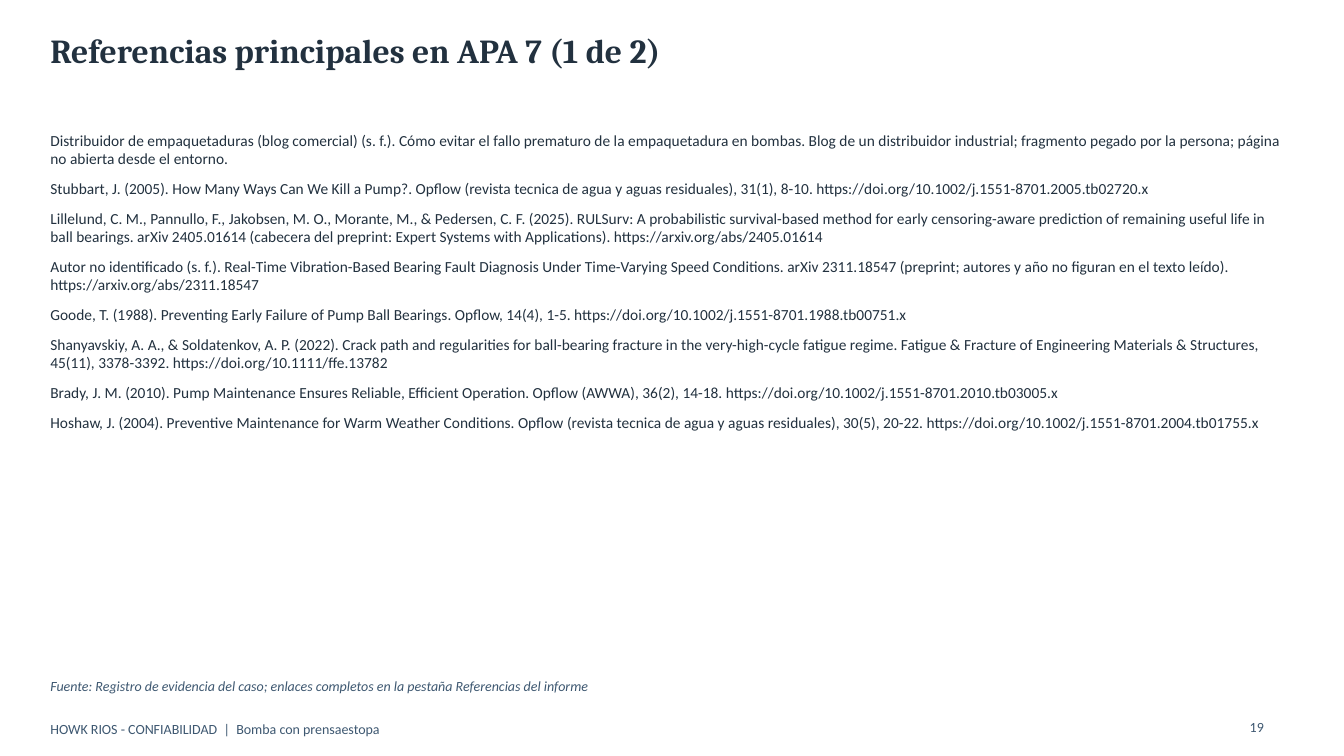
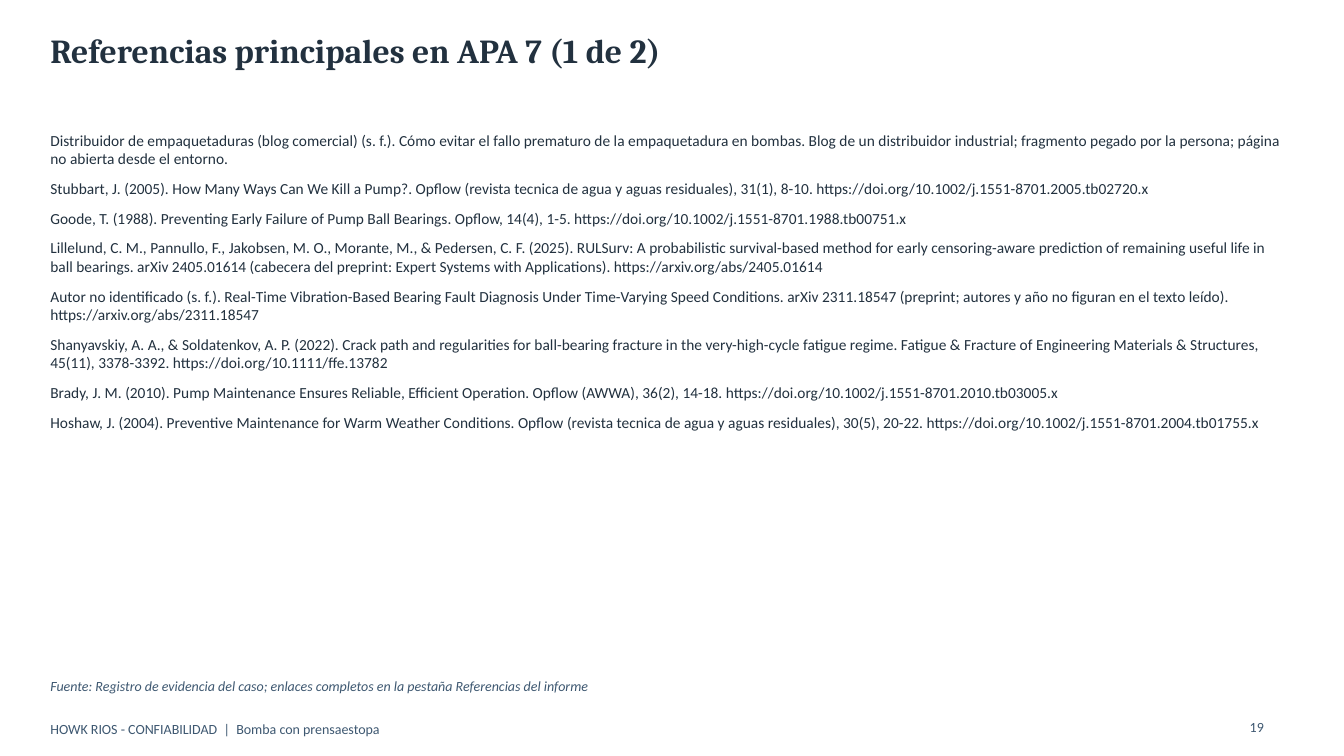
Before and after one commit to howkrios-65/clima-lima, a slide deck: slide 19 of docs/entregables/presentacion_bomba_prensaestopa.pptx. Drawn at 1344x756 pixels with LibreOffice and Linux fonts; fonts in the diff are those of the drawing. Boxes give left, top, right and bottom in pixels: in the first picture for what was removed or moved away, otherwise in the second. Text is boxed around its words. In the diff, an @@ line names an element or a change of style, - is before the commit and + after.

```diff
--- a/docs/entregables/presentacion_bomba_prensaestopa.pptx
+++ b/docs/entregables/presentacion_bomba_prensaestopa.pptx
@@ text at [50, 213, 906, 227]: paragraph added @@
+Goode, T. (1988). Preventing Early Failure of Pump Ball Bearings. Opflow, 14(4), 1-5. https://doi.org/10.1002/j.1551-8701.1988.tb00751.x
@@ text at [50, 309, 906, 323]: paragraph removed @@
-Goode, T. (1988). Preventing Early Failure of Pump Ball Bearings. Opflow, 14(4), 1-5. https://doi.org/10.1002/j.1551-8701.1988.tb00751.x
```
Also in this commit, not shown: 1 other slide changed, 1 other file.
